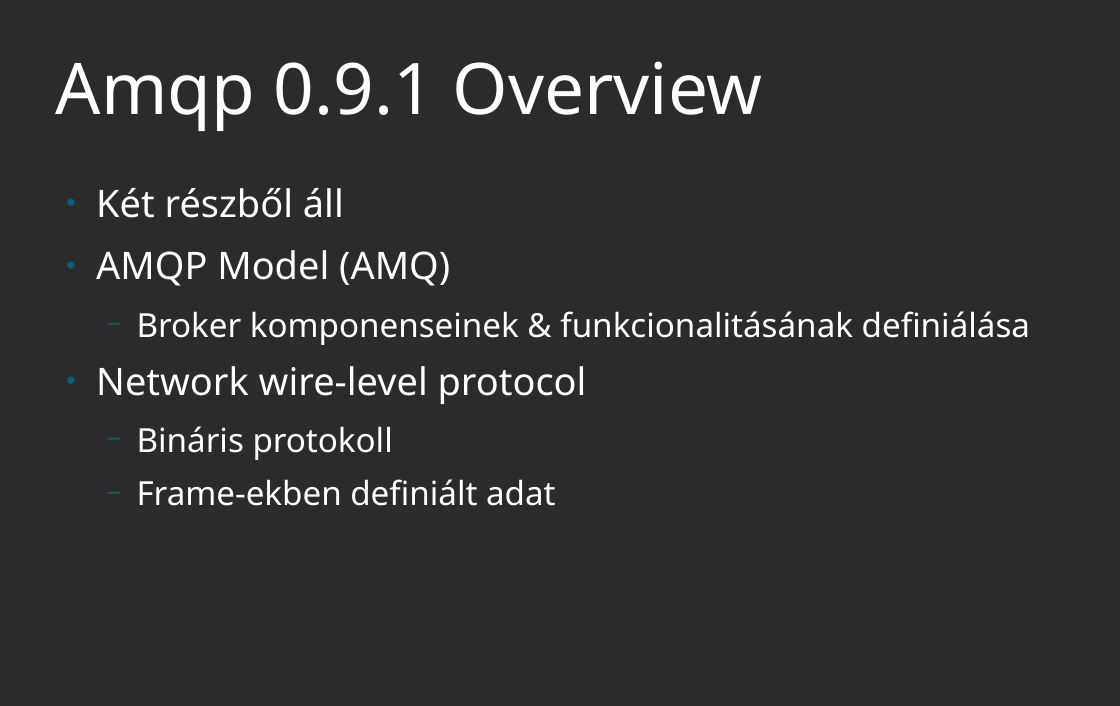
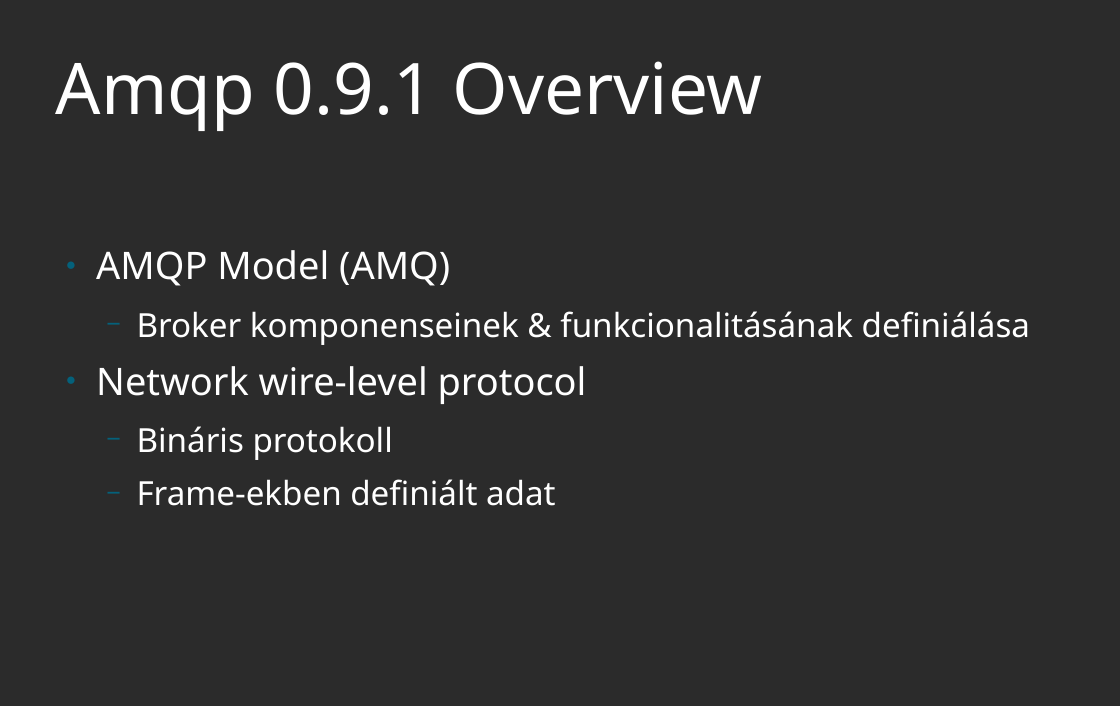
Before and after one commit to Havasjethi/RMQ, a slide deck: slide 4 of AMQP_RabbitMQ.odp. Drawn at 1120x706 pixels with LibreOffice and Linux fonts; fonts in the diff are those of the drawing; background and template pictures are left out; a plain dark background stands for a picture behind light text. Boxes give left, top, right and bottom in pixels: in the first picture for what was removed or moved away, otherwise in the second. Text is boxed around its words. In the diff, an @@ line names an element or a change of style, - is before the commit and + after.

```diff
--- a/AMQP_RabbitMQ.odp
+++ b/AMQP_RabbitMQ.odp
@@ text at [96, 188, 344, 218]: paragraph removed @@
-● Két részből áll
```
Also in this commit, not shown: 9 other slides changed, 1 slide added, 2 slides removed.
